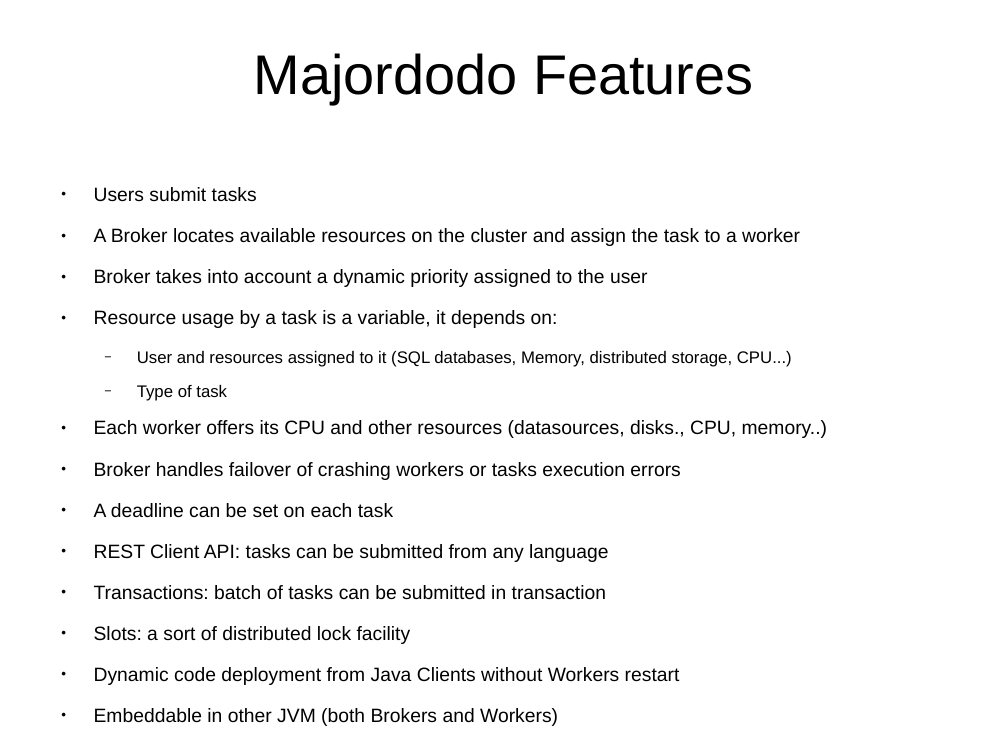
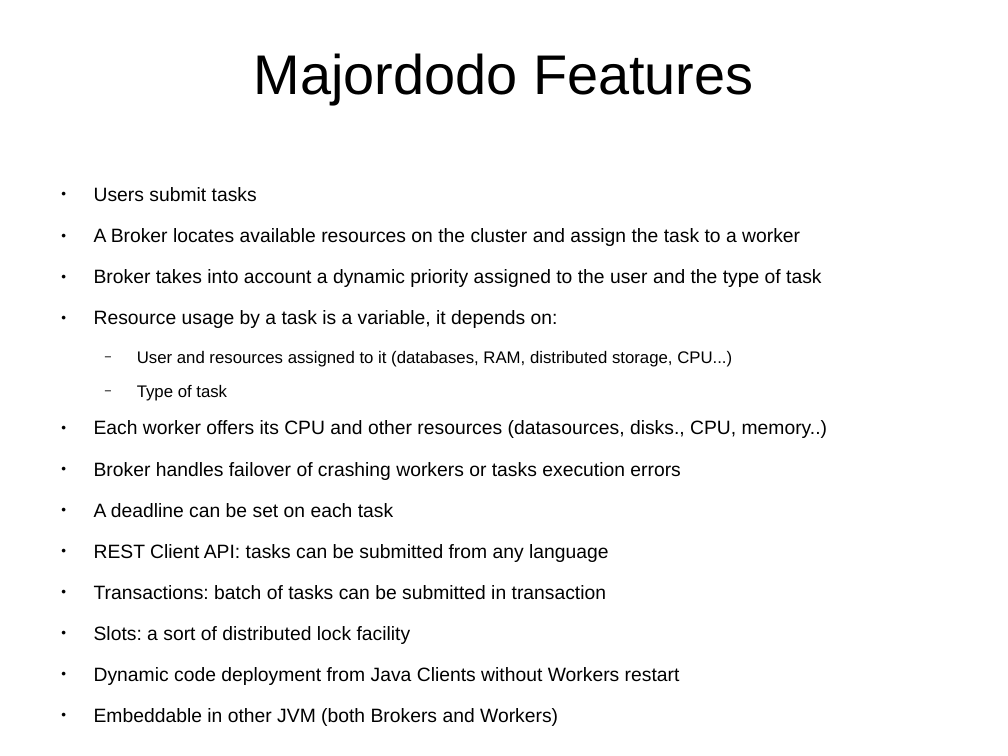
Before and after one commit to diennea/majordodo, a slide deck: slide 13 of docs/apacheconeurope2016.odp (slide 9 before the commit). Drawn at 1008x756 pixels with LibreOffice and Linux fonts; fonts in the diff are those of the drawing; background and template pictures are left out. Boxes give left, top, right and bottom in pixels: in the first picture for what was removed or moved away, otherwise in the second. Text is boxed around its words. In the diff, an @@ line names an element or a change of style, - is before the commit and + after.

```diff
--- a/docs/apacheconeurope2016.odp
+++ b/docs/apacheconeurope2016.odp
@@ text at bbox=[94, 269, 821, 287]: text changed @@
-● Broker takes into account a dynamic priority assigned to the user
+● Broker takes into account a dynamic priority assigned to the user and the type of task
@@ text at bbox=[137, 351, 732, 367]: text changed @@
-  − User and resources assigned to it (SQL databases, Memory, distributed storage, CPU...)
+  − User and resources assigned to it (databases, RAM, distributed storage, CPU...)
```
Also in this commit, not shown: 6 other slides changed, 6 slides added, 1 other file.
